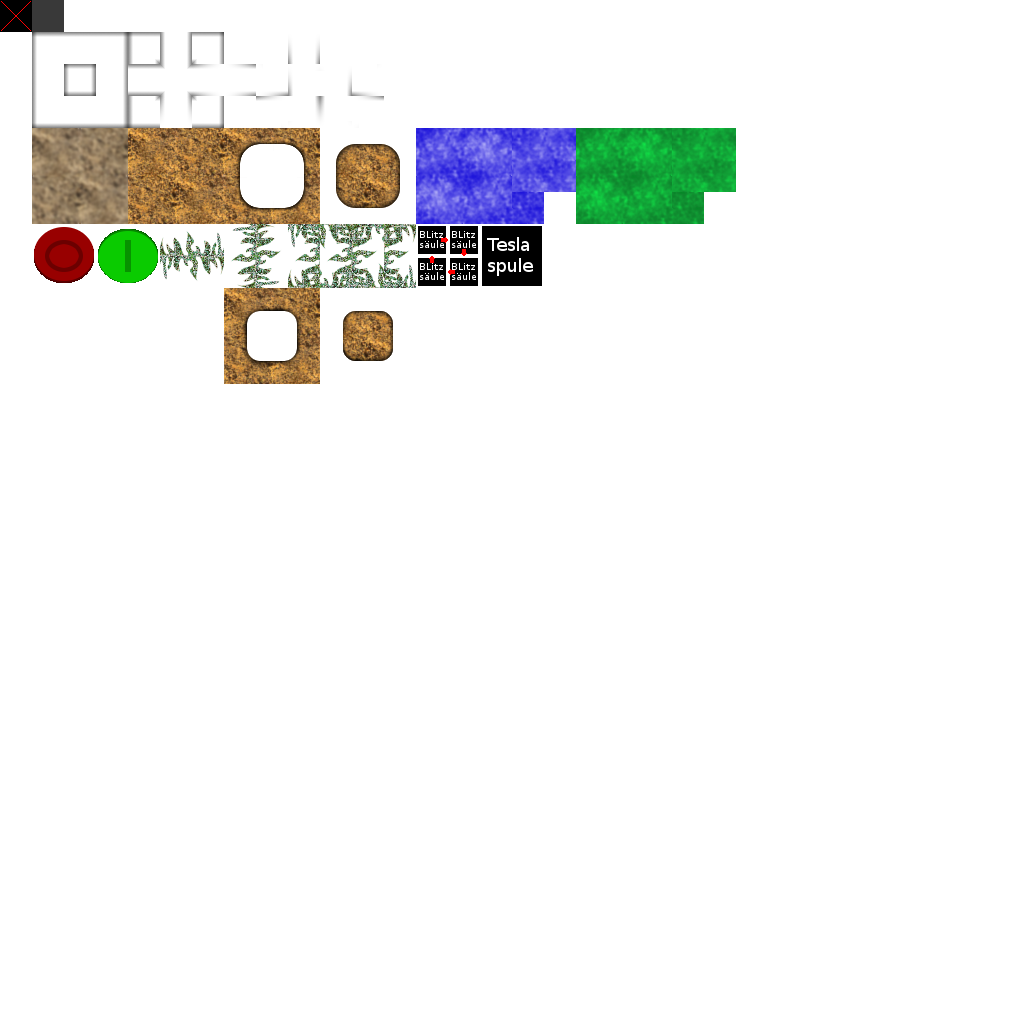
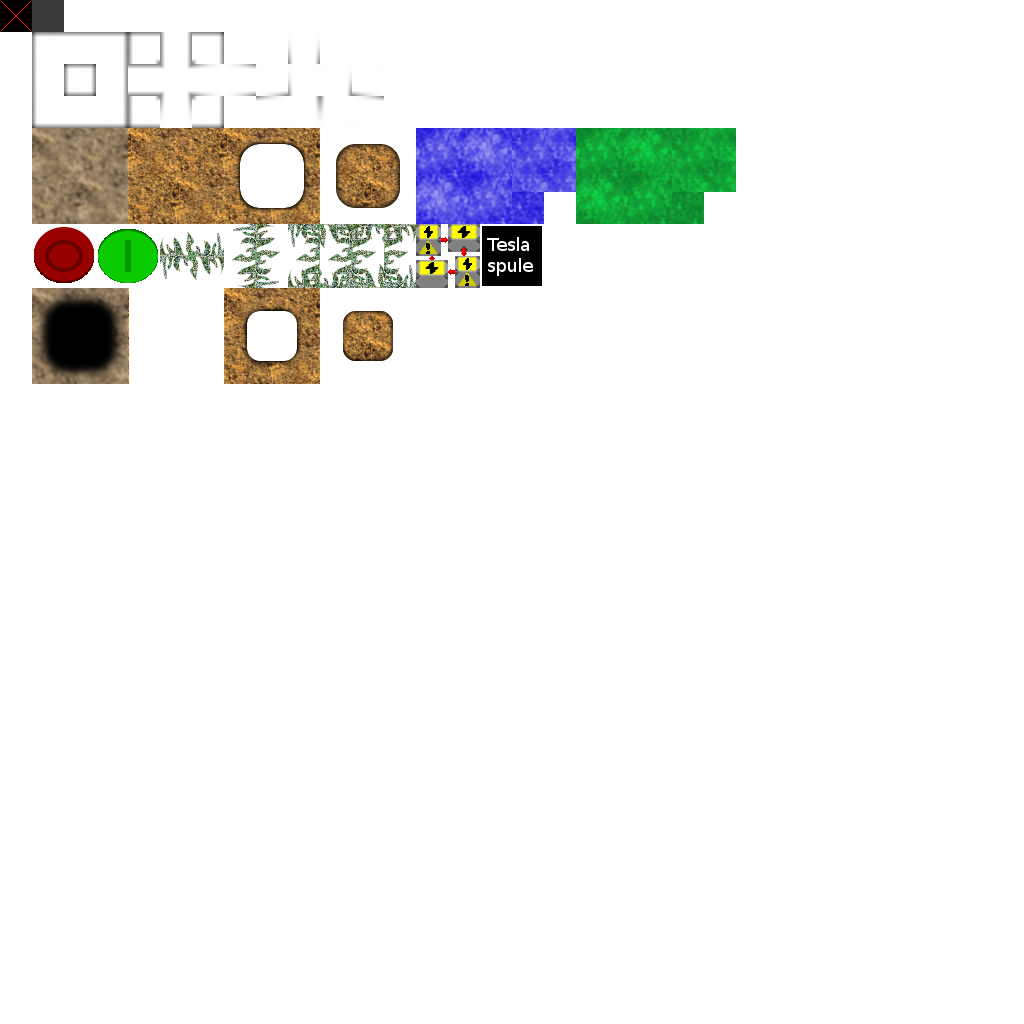
Layered file, before and after one edit (1024 × 1024). Changes by layer:
added layer "Eingefügte Ebene" above "Eingefügte Ebene-Kopie #1" over [32, 288, 129, 384]
painted on "Eingefügte Ebene-Kopie #1" over [416, 224, 480, 288]
